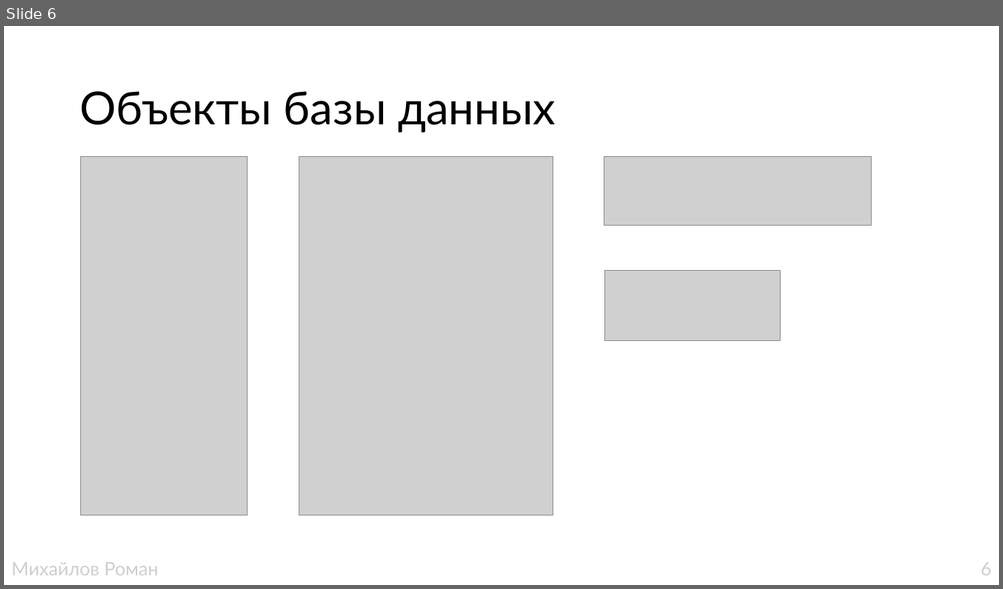
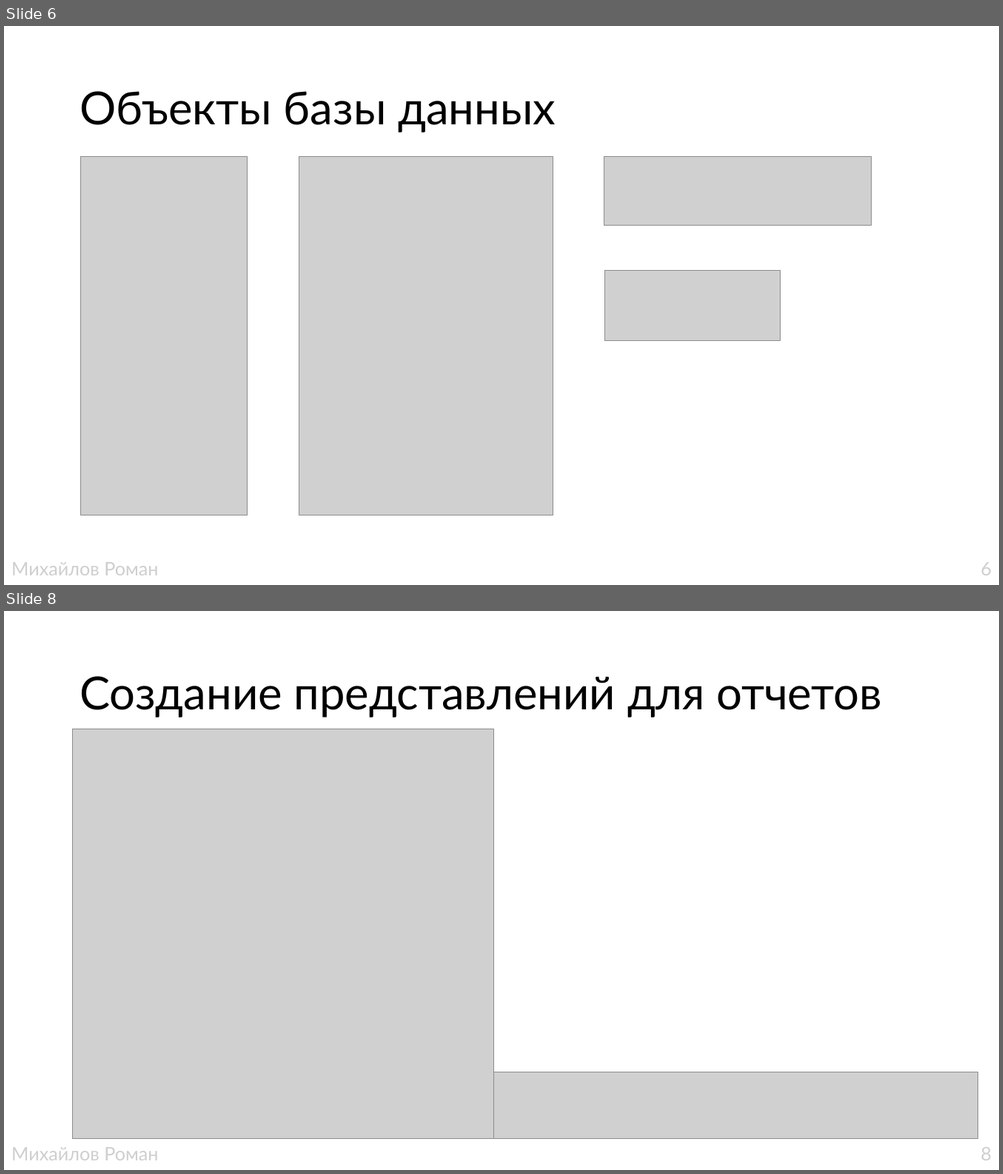
Before and after one commit to ccrayp/warehouse, a slide deck: documents/Защита/БД_Склад_Михайлов_Р_А.pptx. Shown one above the other, each under a label of ours: slide 6 before the commit, slides 6 and 8 after it; the slides between them are not shown. The pictures are 1003x589 and 1003x1174 pixels, drawn with LibreOffice and Linux fonts; fonts in the diff are those of the drawing; grey boxes stand for pictures. Boxes give left, top, right and bottom in pixels: in the first picture for what was removed or moved away, otherwise in the second. Text is boxed around its words. In the diff, an @@ line names an element or a change of style, - is before the commit and + after.

```diff
--- a/documents/Защита/БД_Склад_Михайлов_Р_А.pptx
+++ b/documents/Защита/БД_Склад_Михайлов_Р_А.pptx
@@ slide 8 added at bbox=[4, 611, 999, 1170], background #FFFFFF @@
@@ title added at bbox=[79, 676, 882, 718], 44 pt, text #000000 @@
+Создание представлений для отчетов
@@ picture added at bbox=[73, 729, 494, 1139] @@
@@ picture added at bbox=[494, 1073, 979, 1139] @@
@@ table added at bbox=[4, 1139, 999, 1170], 1 rows, 2 columns @@
+Михайлов Роман | 8
```
Also in this commit, not shown: 21 slides changed, 3 other slides added, 13 other files.
